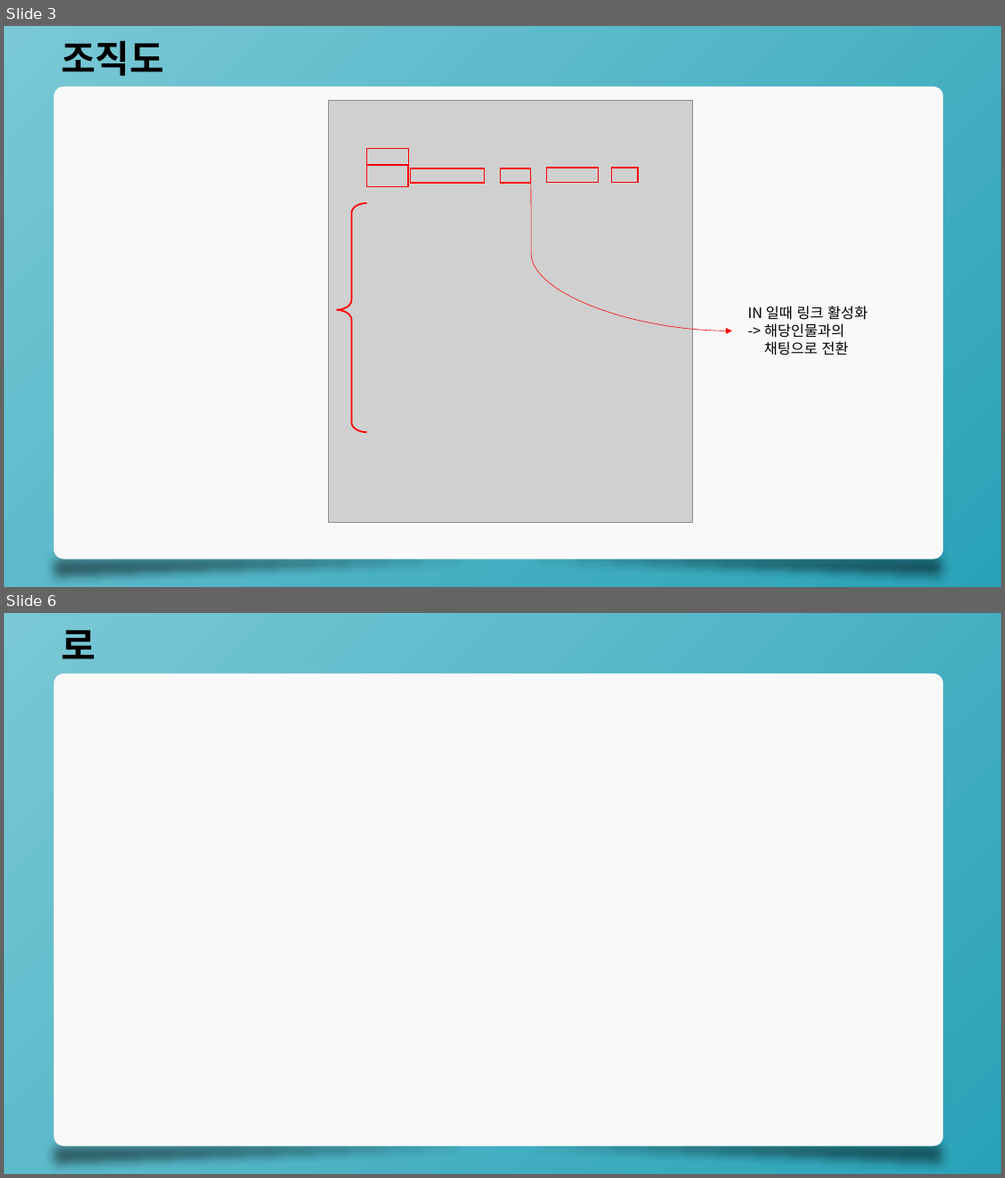
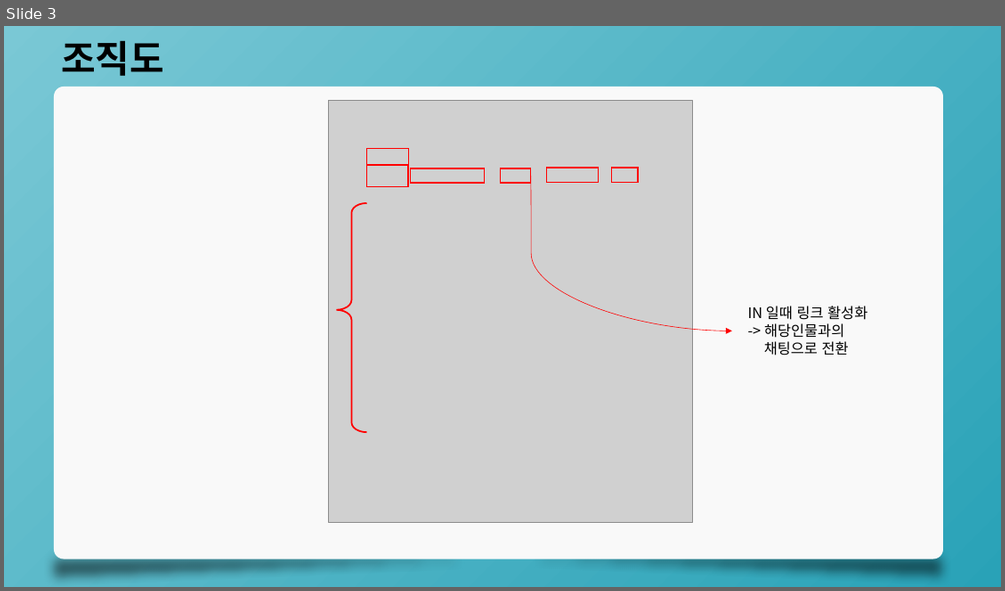
Before and after one commit to minkyu307/MBS_capstone, a slide deck: 201501164_김민규_주간보고서.pptx. Shown one above the other, each under a label of ours: slides 3 and 6 before the commit, slide 3 after it; the slides between them are not shown. The pictures are 1005x1178 and 1005x591 pixels, drawn with LibreOffice and Linux fonts; fonts in the diff are those of the drawing; grey boxes stand for pictures. Boxes give left, top, right and bottom in pixels: in the first picture for what was removed or moved away, otherwise in the second. Text is boxed around its words. In the diff, an @@ line names an element or a change of style, - is before the commit and + after.

```diff
--- a/201501164_김민규_주간보고서.pptx
+++ b/201501164_김민규_주간보고서.pptx
@@ slide 6 removed at <box>4,613,1001,1174</box>, background gradient #7AC8D5 to #29A2B7 @@
@@ text removed at <box>61,630,96,659</box> @@
-로
@@ rounded rectangle removed at <box>54,674,943,1146</box> @@
@@ right triangle removed at <box>44,1136,943,1174</box> @@
@@ right triangle removed at <box>53,1135,952,1172</box> @@
```
Also in this commit, not shown: 2 other slides removed, 11 other files.
